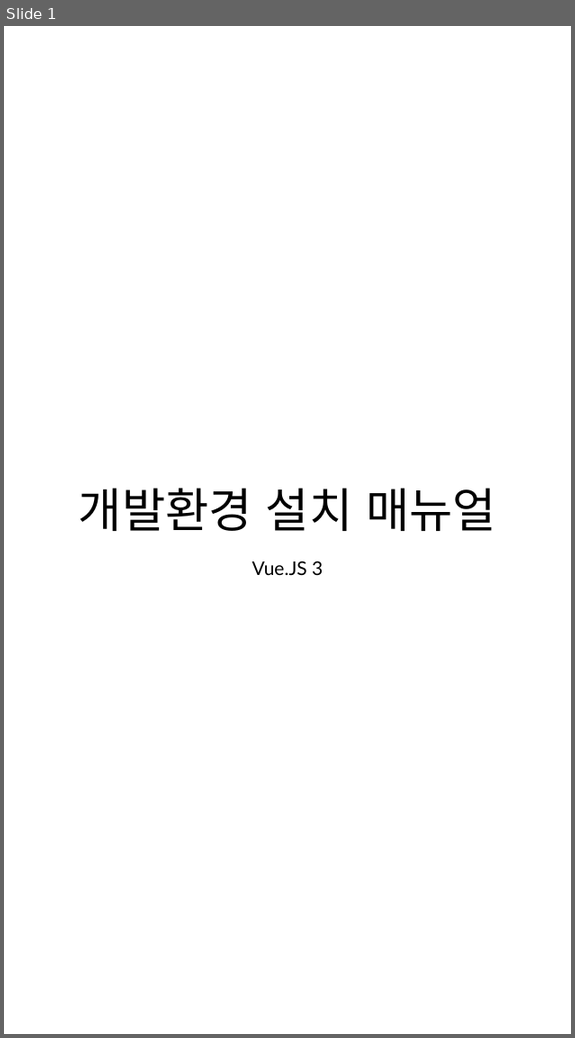
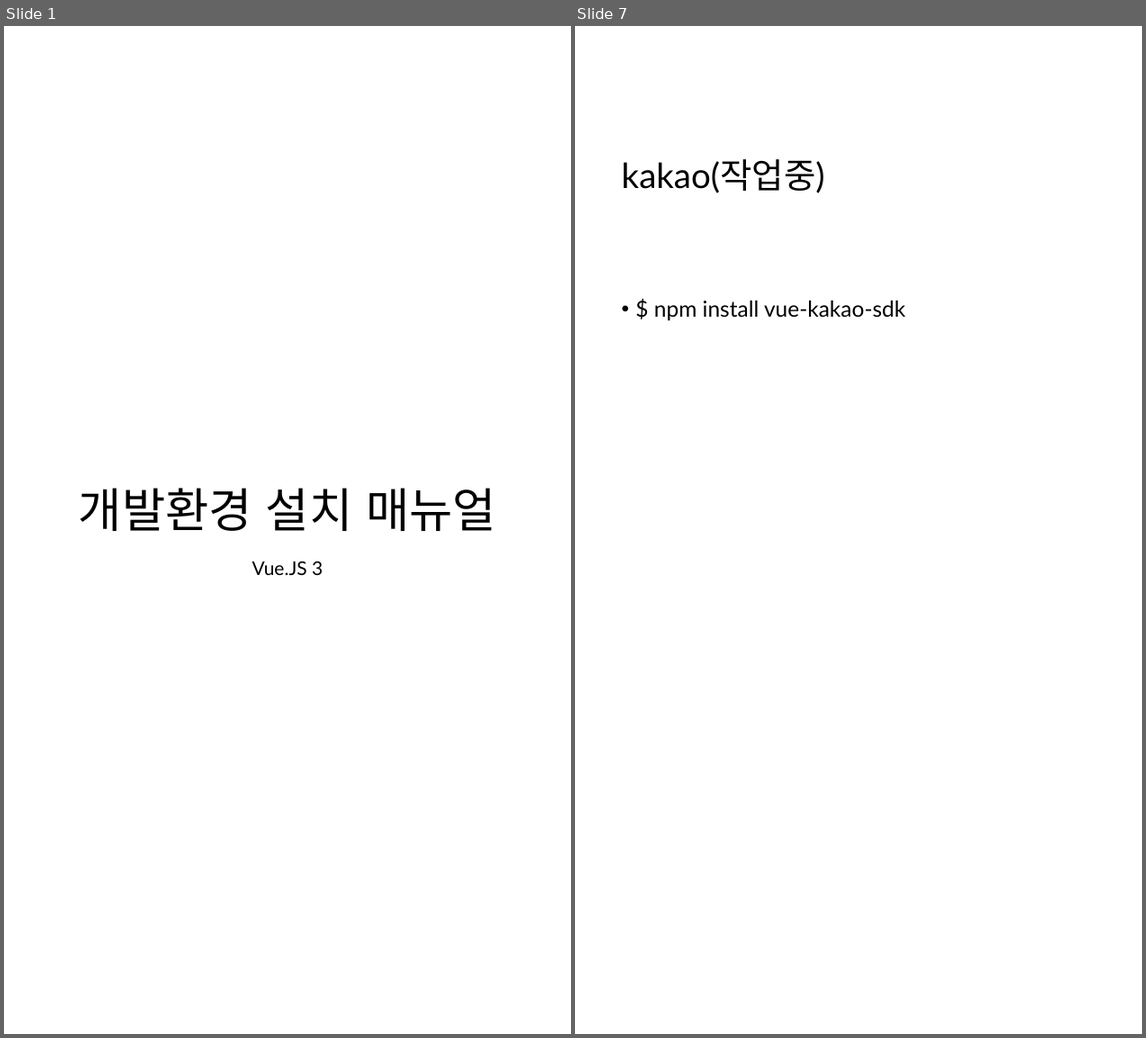
Before and after one commit to 92-seok/wooboWEB-NextJS-migration-, a slide deck: doc/개발환경_설치매뉴얼(Vue.JS).pptx. Shown side by side, each under a label of ours: slide 1 before the commit, slides 1 and 7 after it; the slides between them are not shown. The pictures are 575x1038 and 1146x1038 pixels, drawn with LibreOffice and Linux fonts; fonts in the diff are those of the drawing. Boxes give left, top, right and bottom in pixels: in the first picture for what was removed or moved away, otherwise in the second. Text is boxed around its words. In the diff, an @@ line names an element or a change of style, - is before the commit and + after.

```diff
--- a/doc/개발환경_설치매뉴얼(Vue.JS).pptx
+++ b/doc/개발환경_설치매뉴얼(Vue.JS).pptx
@@ slide 7 added at bbox=[575, 26, 1142, 1034], background #FFFFFF @@
@@ title added at bbox=[622, 159, 825, 193], 33 pt, text #000000 @@
+kakao(작업중)
@@ text added at bbox=[654, 300, 905, 321], 21 pt, text #000000 @@
+• $ npm install vue-kakao-sdk
```
Also in this commit, not shown: 3 slides changed, 2 other slides added, 1 slide removed, 4 other files.
